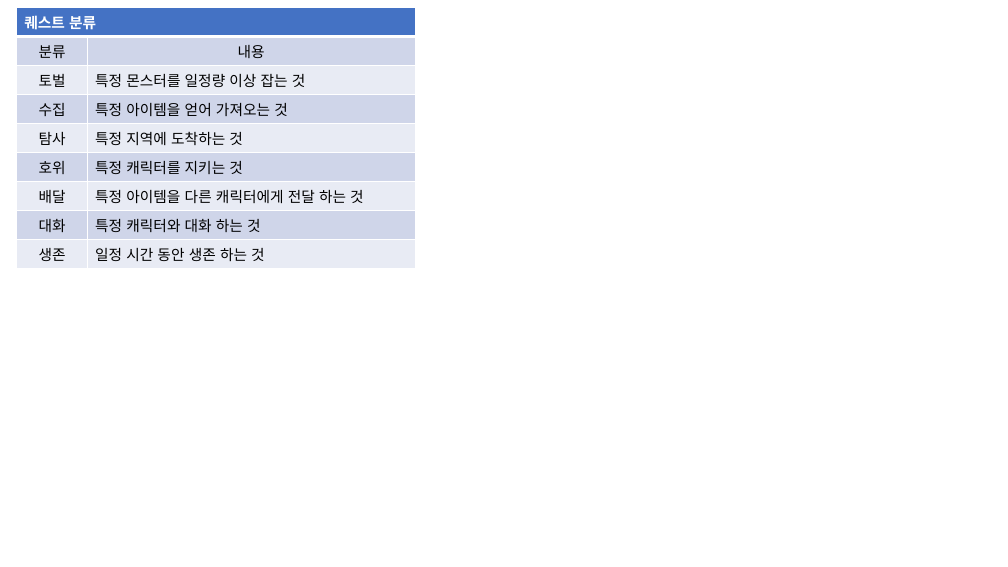
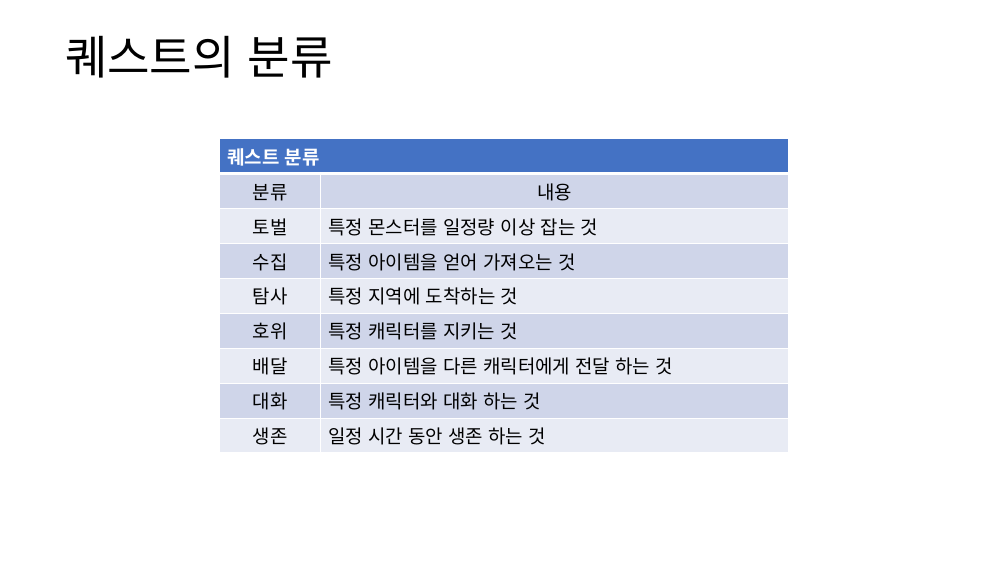
Before and after one commit to yjk0401/unityenginebasic_9th, a slide deck: slide 11 of 기획/메인 스토리 기획서.pptx (slide 9 before the commit). Drawn at 1008x567 pixels with LibreOffice and Linux fonts; fonts in the diff are those of the drawing. Boxes give left, top, right and bottom in pixels: in the first picture for what was removed or moved away, otherwise in the second. Text is boxed around its words. In the diff, an @@ line names an element or a change of style, - is before the commit and + after.

```diff
--- a/기획/메인 스토리 기획서.pptx
+++ b/기획/메인 스토리 기획서.pptx
@@ text added at (x1=65, y1=35, x2=333, y2=78), 44 pt, text #000000 @@
+퀘스트의 분류
@@ table at (x1=220, y1=138, x2=789, y2=449) @@
@@ size 14 to 18 pt @@
@@ table resized from (x1=17, y1=8, x2=415, y2=265) to (x1=220, y1=138, x2=789, y2=449) @@
```
Also in this commit, not shown: 6 other slides changed, 6 slides added, 1 slide removed.
